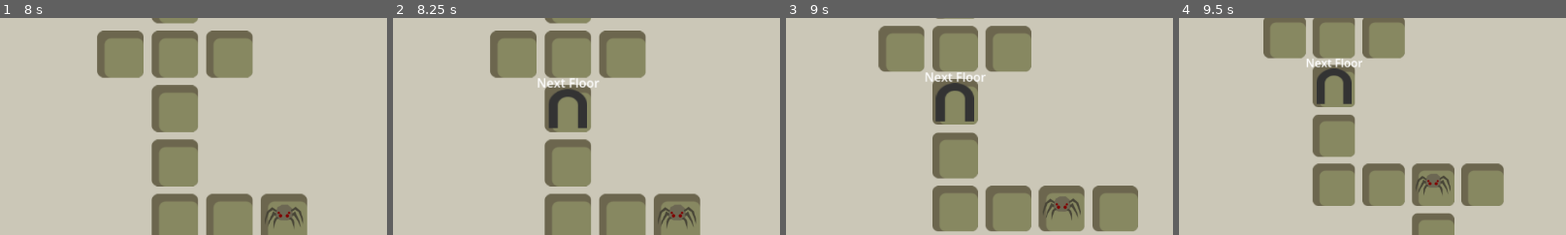
Above: before the commit, frames 1-4 (left to right).
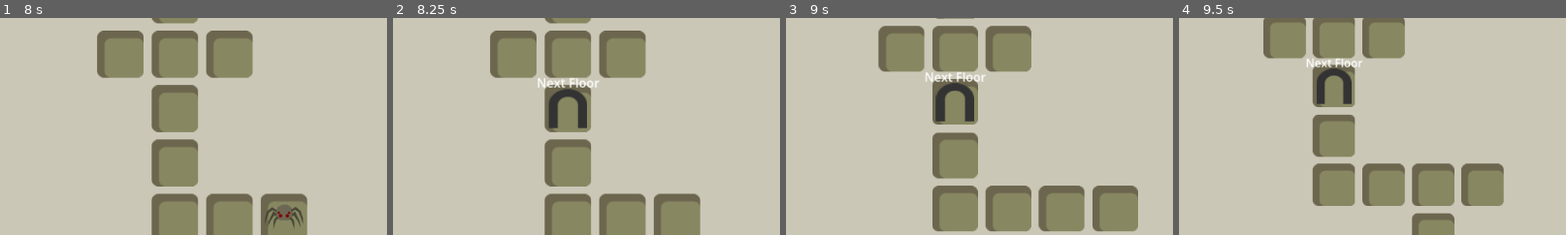
Above: after the commit, the same moments.

Repository: jiexdrop/run-reset
Game: Godot game, scene res://scenes/init.tscn
Same seed, same stepped clock (60 frames per second), same inputs: the game is played once before the commit and once after it.
Inputs (mouse positions are % of the whole screen's width and height, from its top left):
- Up to frame 1 (8 s): click "New Game" at 0.5 s; tap Enter at 1.25 s; move the mouse to (35, 50) at 1.27 s; click (35, 50) at 1.42 s; move the mouse to (29, 39) at 2.02 s; click (29, 39) at 2.17 s; move the mouse to (30, 32) at 2.77 s; click (30, 32) at 2.92 s; move the mouse to (31, 27) at 3.52 s; click (31, 27) at 3.67 s; move the mouse to (42, 75) at 4.27 s; click (42, 75) at 4.42 s; click "Attack" at 5 s; click "Sword (1 ⚡)" at 5.75 s; click "Attack" at 6.5 s; click "Sword (1 ⚡)" at 7.25 s
- Up to frame 2 (8.25 s): click "Attack" at 8 s
- Up to frame 3 (9 s): tap Space at 8.75 s; move the mouse to (45, 75) at 8.77 s; click (45, 75) at 8.92 s
- Up to frame 4 (9.5 s): no input
The pictures show only the part of the screen within x 9-59%, y 29-79%; the shares and areas given below are measured in that part.

Frame 1 is identical in both runs. In frame 2, 0.5% of the frame differs, in the area x 68-79%, y 86-97%; in frame 3, 0.5%; in frame 4, 0.4%.

Commit message:
removing mob after killed it

Diff:
--- a/scenes/combat_ui.gd
+++ b/scenes/combat_ui.gd
@@ -252,13 +252,25 @@
 		return
 	var gx = parts[0].to_int()
 	var gy = parts[1].to_int()
+
+	# get_nodes_in_group is sceneTree-wide, but SubViewport can isolate it.
+	# Walk all scene trees to find the tile.
 	for tile in get_tree().get_nodes_in_group("tiles"):
 		if tile.grid_x == gx and tile.grid_y == gy:
 			tile.on_mob_defeated()
 			return
+
+	# Fallback: SubViewport isolation — find game node directly.
+	var game = get_tree().get_first_node_in_group("game")
+	if game:
+		for tile in game.get_children():
+			if tile.get("grid_x") == gx and tile.get("grid_y") == gy:
+				tile.on_mob_defeated()
+				return
+
+	# Last resort: update state only.
 	if GameState.tiles.has(tile_key):
 		GameState.tiles[tile_key]["mob_dead"] = true
-
 
 func _get_card_for_mob(mob_id: int) -> Node:
 	for card in mob_row.get_children():
--- a/scenes/tile.gd
+++ b/scenes/tile.gd
@@ -28,9 +28,10 @@
 		_trigger_combat()
 
 func _refresh_mob_indicator() -> void:
-	if _mob_indicator:
+	print("_refresh_mob_indicator")
+	if is_instance_valid(_mob_indicator):
 		_mob_indicator.queue_free()
-		_mob_indicator = null
+	_mob_indicator = null
 
 	if _mob_key == "" or _mob_dead:
 		return
@@ -45,6 +46,7 @@
 
 	var sprite : Sprite2D = Sprite2D.new()
 	sprite.texture = MobCard.MOB_SPRITES.get(def.sprite)
+	sprite.centered = true
 
 	var icon_size := 50.0
 	if sprite.texture:
@@ -52,11 +54,9 @@
 		var scale_factor = min(icon_size / tex_size.x, icon_size / tex_size.y)
 		sprite.scale = Vector2.ONE * scale_factor
 
-	sprite.centered = true
 	indicator.add_child(sprite)
 	add_child(indicator)
 	_mob_indicator = indicator
-
 
 func _trigger_combat() -> void:
 	var def: MobDef = MobRegistry.get_def(_mob_key)
